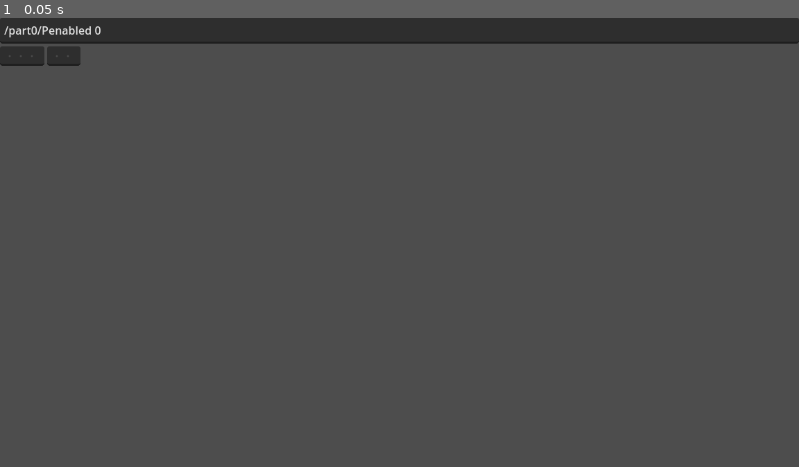
Above: before the commit, frame 1.
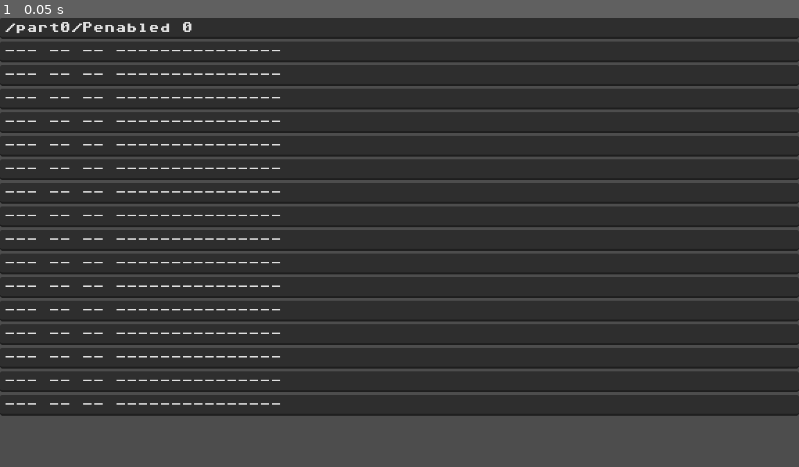
Above: after the commit, the same moment.

Repository: loopier/trackatron
Game: Godot game, scene res://main.tscn
Two runs of this game, one before a commit and one after it. Both use one fixed random seed, a clock stepped at 60 frames per second and the inputs below.
Inputs:
- Up to frame 1 (0.05 s): no input

The runs differ from the first frame. In frame 1, 73% of the frame differs, in the area x 0-100%, y 0-89%.

Commit message:
Try to add steps editor - FAILED

Diff:
--- /dev/null
+++ b/StepEdit.gd
@@ -0,0 +1,43 @@
+class_name StepEdit
+extends CodeEdit
+
+@export var cols = [3,2,2,5,5,5]
+
+# Called when the node enters the scene tree for the first time.
+func _ready():
+	for col in cols:
+		for i in col:
+			text += "-"
+		if col != len(cols) - 1: text += " "
+
+	theme = load("res://trakatron_theme.tres")
+	set_caret_type(TextEdit.CARET_TYPE_BLOCK)
+	set_custom_minimum_size(Vector2(get_line_width(0) + 10, get_line_height() + 10))
+
+# Called every frame. 'delta' is the elapsed time since the previous frame.
+func _process(delta):
+	pass
+
+func _input(event):
+	if event is InputEventKey and event.pressed:
+		match event.keycode:
+			#KEY_ENTER: _ignoreEvent()
+			KEY_TAB:
+				set_caret_column(10)
+				jumpToNextColumn()
+				_ignoreEvent()
+		pass
+
+
+## Disable the event at the Window level, the hierarchy is (Window.Main.TextEdit.self)
+func _ignoreEvent():
+	get_parent().get_parent().get_parent().set_input_as_handled()
+
+func jumpToNextColumn():
+	var nextCol := text.find(" ")
+	set_caret_column(nextCol)
+
+func removeNextChar():
+	var pos := get_caret_column()
+	set_caret_column(pos+1)
+	backspace()
--- /dev/null
+++ b/TrackerEdit.gd
@@ -0,0 +1,22 @@
+class_name TrackerEdit
+extends CodeEdit
+
+var cols = [3,2,2,5,5,5]
+var rows = 16
+
+# Called when the node enters the scene tree for the first time.
+func _ready():
+	var width : int = get_parent().get_parent().get_viewport_rect().size.x
+	var height : int = get_parent().get_parent().get_viewport_rect().size.y
+	set_custom_minimum_size(Vector2(width, height))
+
+	for ln in rows:
+		text = "%s " % [ln]
+		for col in cols:
+			for i in col:
+				text += "-"
+			text += " "
+
+# Called every frame. 'delta' is the elapsed time since the previous frame.
+func _process(delta):
+	pass
--- a/Zyn.gd
+++ b/Zyn.gd
@@ -1,6 +1,7 @@
 class_name Zyn
 
 static var types := {
+"/Panic": null,
 "/last_xmz": "s",
 "/part#/kit#/padpars/FreqLfo/paste": "b",
 "/part#/kit#/padpars/FreqLfo/Pfreq": "f",
--- a/main.gd
+++ b/main.gd
@@ -4,7 +4,9 @@
 var soundServerOscIp := "127.0.0.1"
 var soundServerOscPort := 4001
 var Zyn = preload("res://Zyn.gd")
+var StepEdit = preload("res://StepEdit.gd")
 var zynTypes = Zyn.types
+var stepsPerPhrase = 16
 
 # Called when the node enters the scene tree for the first time.
 func _ready():
@@ -17,6 +19,10 @@
 	$Timer.start()
 
 	$VBoxContainer/Prompt.msg_evaluated.connect(_on_msg_evaluated)
+	for step in stepsPerPhrase:
+		var stepEdit = StepEdit.new()
+		stepEdit.name = "step%s" % step
+		$VBoxContainer.add_child(stepEdit)
 
 # Called every frame. 'delta' is the elapsed time since the previous frame.
 func _process(delta):
@@ -26,16 +32,17 @@
 	if not event is InputEventKey: return
 	if event.pressed:
 		match event.keycode:
+			KEY_ESCAPE: sendOsc("/Panic", [])
 			KEY_SPACE:
 				#sendOsc("/noteOn", [0, 60, randi() % 96 + 12])
 				pass
 			KEY_TAB:
 				focusNext()
 				_ignoreEvent()
-	if event.is_released():
-		match event.keycode:
-			KEY_SPACE:
-				sendOsc("/noteOff", [0, 60])
+	#if event.is_released():
+		#match event.keycode:
+			#KEY_SPACE:
+				#sendOsc("/noteOff", [0, 60])
 
 func sendOsc(addr: String, args: Array):
 	#Log.verbose("%s %s" % [addr, args])
@@ -64,12 +71,14 @@
 	#Log.verbose("types %s: %s" % [addr, zynTypes[addr]])
 	var parsedArgs := []
 	var types = getMsgArgTypes(addr)
+	args.resize(len(types))
 	for i in len(args):
 		match types[i]:
 			"i": parsedArgs.append(int(args[i]))
 			"f", "d": parsedArgs.append(float(args[i]))
 			"B": parsedArgs.append(bool(int(args[i])))
-			_: parsedArgs.append(args[i])
+			"s": parsedArgs.append(args[i])
+			_: pass
 	for arg in parsedArgs:
 		Log.verbose("types %s:%s" % [arg, typeof(arg)])
 	sendOsc(addr, parsedArgs)
@@ -81,5 +90,5 @@
 	var regex := RegEx.new()
 	regex.compile("\\d")
 	var result = regex.search(addr)
-	addr = addr.replace(result.get_string(), "#")
+	if result: addr = addr.replace(result.get_string(), "#")
 	return zynTypes[addr].split()
--- a/main.tscn
+++ b/main.tscn
@@ -1,8 +1,10 @@
-[gd_scene load_steps=4 format=3 uid="uid://cnnfs25ehib8g"]
+[gd_scene load_steps=6 format=3 uid="uid://cnnfs25ehib8g"]
 
 [ext_resource type="Script" path="res://main.gd" id="1_aa2ai"]
 [ext_resource type="PackedScene" uid="uid://dgfrkx41xolww" path="res://step_edit.tscn" id="1_jqli8"]
 [ext_resource type="Script" path="res://Prompt.gd" id="2_r8vxk"]
+[ext_resource type="Script" path="res://TrackerEdit.gd" id="3_8cvw0"]
+[ext_resource type="Theme" uid="uid://c3rkw1oby5bc5" path="res://trakatron_theme.tres" id="3_ipsqp"]
 
 [node name="Main" type="Node2D"]
 script = ExtResource("1_aa2ai")
@@ -18,18 +20,27 @@
 [node name="Prompt" type="CodeEdit" parent="VBoxContainer"]
 layout_mode = 2
 size_flags_horizontal = 3
+theme = ExtResource("3_ipsqp")
 text = "/part0/Penabled 0"
 script = ExtResource("2_r8vxk")
 
+[node name="PhraseEdit" type="CodeEdit" parent="VBoxContainer"]
+visible = false
+layout_mode = 2
+size_flags_vertical = 3
+theme = ExtResource("3_ipsqp")
+caret_type = 1
+indent_size = 2
+script = ExtResource("3_8cvw0")
+
 [node name="GridContainer" type="GridContainer" parent="VBoxContainer"]
+visible = false
 layout_mode = 2
 columns = 6
 
 [node name="StepEditDeg0" parent="VBoxContainer/GridContainer" instance=ExtResource("1_jqli8")]
 layout_mode = 2
-
-[node name="StepEditVol0" parent="VBoxContainer/GridContainer" instance=ExtResource("1_jqli8")]
-layout_mode = 2
-maxLength = 2
+theme = ExtResource("3_ipsqp")
+caret_type = 1
 
 [connection signal="timeout" from="Timer" to="." method="_on_timer_timeout"]
--- a/step_edit.gd
+++ /dev/null
@@ -1,30 +0,0 @@
-extends CodeEdit
-
-@export var maxLength := 3
-
-# Called when the node enters the scene tree for the first time.
-func _ready():
-	set_custom_minimum_size(Vector2(16 * (maxLength + 1), get_line_height()))
-	for i in range(maxLength):
-		set_text("%s " % [get_text()])
-
-# Called every frame. 'delta' is the elapsed time since the previous frame.
-func _process(delta):
-	pass
-
-func _input(event):
-	if event is InputEventKey and event.pressed:
-		_maxText()
-		#match event.keycode:
-			#KEY_ENTER: _ignoreEvent()
-			#KEY_TAB: _ignoreEvent()
-
-
-func _maxText():
-	if get_caret_column() >= maxLength:
-		set_text(get_text().substr(0, maxLength-1))
-		set_caret_column(maxLength)
-
-func _ignoreEvent():
-	# disable the event at the Window level, the hierarchy is (Window.Main.TextEdit.self)
-	get_parent().get_parent().get_parent().set_input_as_handled()
--- a/step_edit.tscn
+++ b/step_edit.tscn
@@ -1,7 +1,7 @@
 [gd_scene load_steps=4 format=3 uid="uid://dgfrkx41xolww"]
 
 [ext_resource type="FontFile" uid="uid://oo4am7g3hg0" path="res://C64_TrueType_v1.2.1-STYLE/fonts/C64_Pro_Mono-STYLE.ttf" id="1_3j527"]
-[ext_resource type="Script" path="res://step_edit.gd" id="2_mljck"]
+[ext_resource type="Script" path="res://StepEdit.gd" id="2_j6h82"]
 
 [sub_resource type="Theme" id="Theme_vb06k"]
 default_font = ExtResource("1_3j527")
@@ -13,4 +13,4 @@
 theme = SubResource("Theme_vb06k")
 scroll_fit_content_height = true
 draw_spaces = true
-script = ExtResource("2_mljck")
+script = ExtResource("2_j6h82")
--- /dev/null
+++ b/trakatron_theme.tres
@@ -0,0 +1,7 @@
+[gd_resource type="Theme" load_steps=2 format=3 uid="uid://c3rkw1oby5bc5"]
+
+[ext_resource type="FontFile" uid="uid://oo4am7g3hg0" path="res://C64_TrueType_v1.2.1-STYLE/fonts/C64_Pro_Mono-STYLE.ttf" id="1_6djos"]
+
+[resource]
+default_font = ExtResource("1_6djos")
+default_font_size = 16
Not shown, changed: README.md
